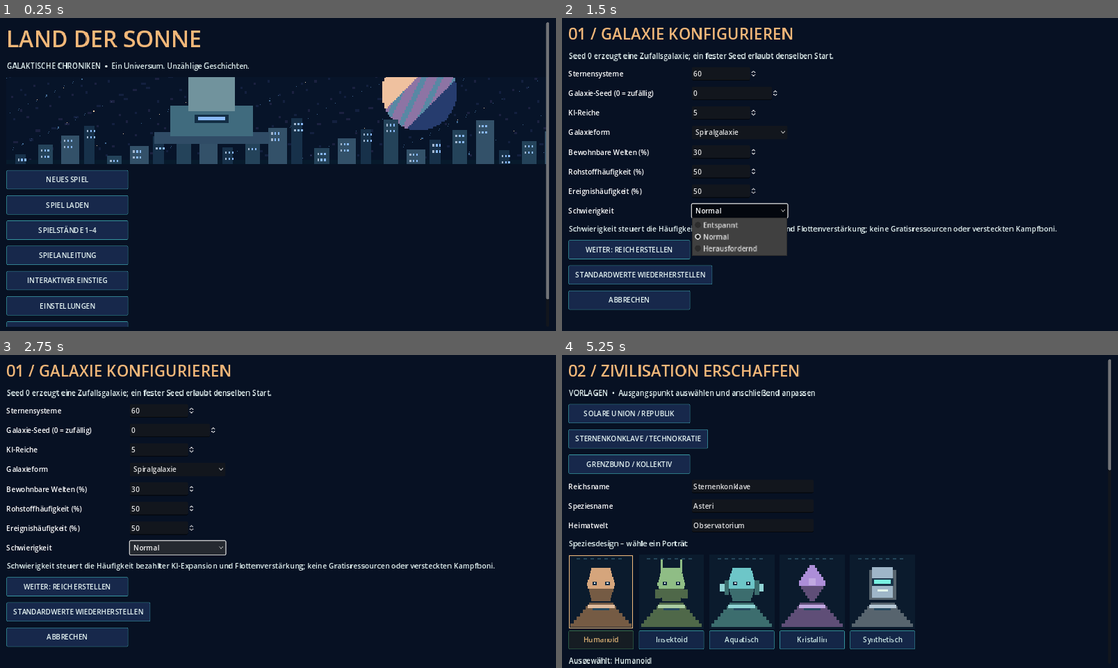
Above: before the commit, frames 1-4 (two rows, left to right).
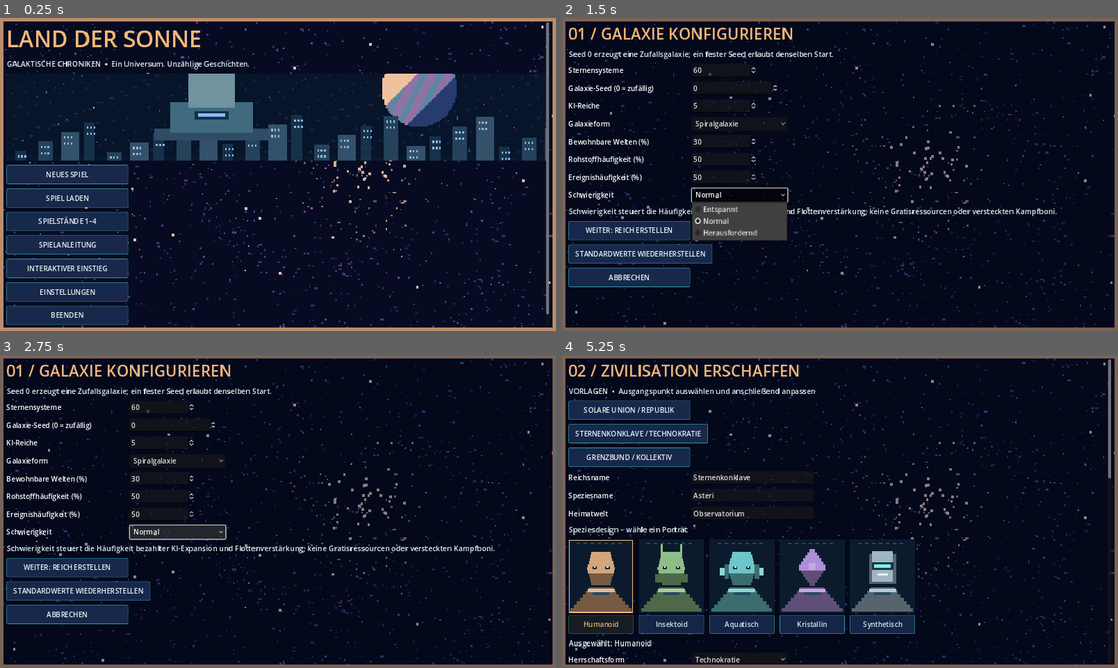
Above: after the commit, the same moments.

Repository: justuslaier-cmyk/Land-der-Sonne
Game: Godot game, scene res://scenes/galaxy.tscn
Two runs of this game, one before a commit and one after it. Both use one fixed random seed, a clock stepped at 60 frames per second and the inputs below.
Inputs:
- Up to frame 1 (0.25 s): no input
- Up to frame 2 (1.5 s): click "NEUES SPIEL" at 0.5 s; click "Normal" at 1.25 s
- Up to frame 3 (2.75 s): click "Normal" at 2 s
- Up to frame 4 (5.25 s): click "Spiralgalaxie" at 2.75 s; click "WEITER: REICH ERSTELLEN" at 3.5 s; click "SOLARE UNION / REPUBLIK" at 4.25 s; click "STERNENKONKLAVE / TECHNOKRATIE" at 5 s

The runs differ from the first frame. In frame 1, 15% of the frame differs, in the area x 0-100%, y 0-100%; in frame 2, 16%; in frame 3, 15%; in frame 4, 21%.

Commit message:
A3: apply shared crisp pixel spiral-galaxy visual environment to every game screen and creation workflow

Diff:
--- a/game/scripts/galaxy/galaxy_ui.gd
+++ b/game/scripts/galaxy/galaxy_ui.gd
@@ -138,9 +138,13 @@
             continue
         remove_child(child)
         child.queue_free()
-    var backdrop := ColorRect.new()
-    backdrop.color = BG
+    var backdrop := TextureRect.new()
+    backdrop.texture = preload("res://assets/art/galactic_interface_backdrop.svg")
     backdrop.set_anchors_and_offsets_preset(Control.PRESET_FULL_RECT)
+    backdrop.expand_mode = TextureRect.EXPAND_IGNORE_SIZE
+    backdrop.stretch_mode = TextureRect.STRETCH_SCALE
+    backdrop.texture_filter = CanvasItem.TEXTURE_FILTER_NEAREST
+    backdrop.modulate = Color(0.58, 0.63, 0.81, 1.0) if screen != "menu" else Color(0.9, 0.9, 1.0, 1.0)
     backdrop.mouse_filter = Control.MOUSE_FILTER_IGNORE
     add_child(backdrop)
     var margin := MarginContainer.new()
@@ -164,6 +168,21 @@
         scroll.size_flags_vertical = Control.SIZE_EXPAND_FILL
         margin.add_child(scroll)
         scroll.add_child(root)
+    if screen != "galaxy":
+        var global_frame := StyleBoxFlat.new()
+        global_frame.bg_color = Color("#0b1430", 0.88)
+        global_frame.border_color = GOLD
+        global_frame.set_border_width_all(2)
+        global_frame.set_corner_radius_all(2)
+        global_frame.content_margin_left = 12.0
+        global_frame.content_margin_right = 12.0
+        global_frame.content_margin_top = 10.0
+        global_frame.content_margin_bottom = 10.0
+        var frame := PanelContainer.new()
+        frame.add_theme_stylebox_override("panel", global_frame)
+        frame.mouse_filter = Control.MOUSE_FILTER_IGNORE
+        # Frame only the interactive document, not the decorative galaxy backdrop.
+        root.add_theme_constant_override("separation", 10)
 
 func _title(value: String, size: int = 36) -> void:
     var label := Label.new()
